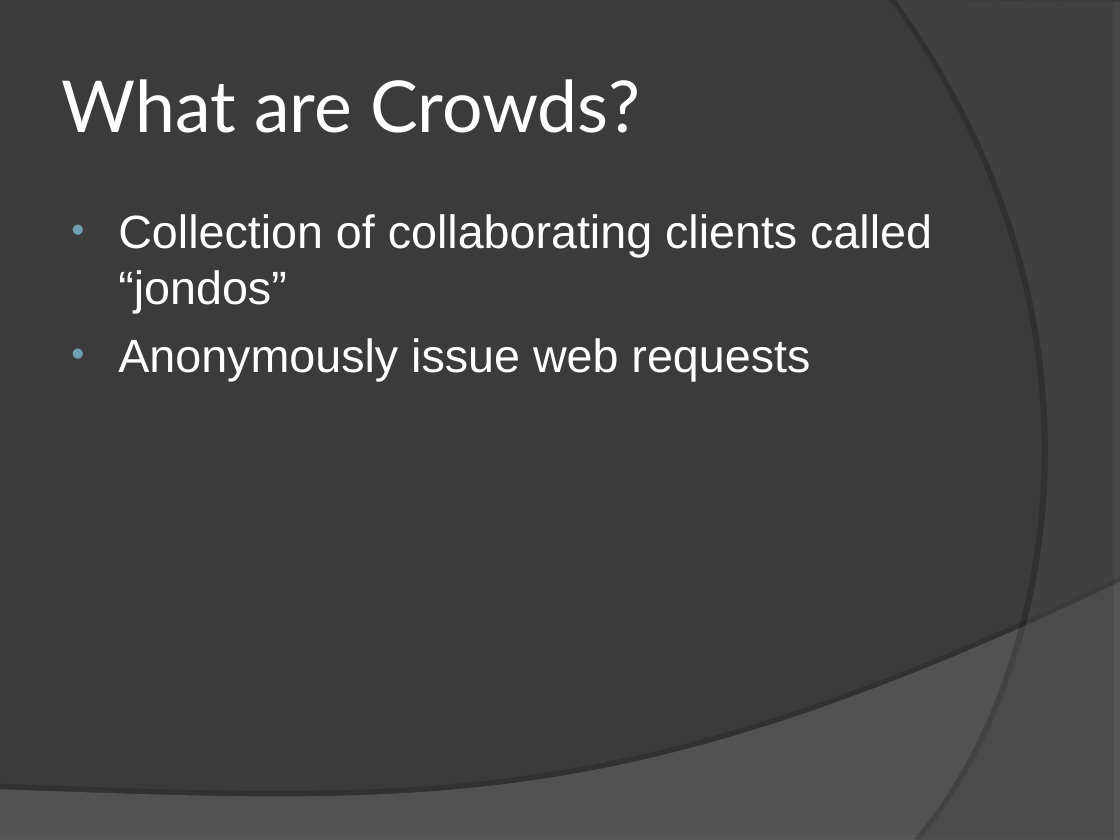
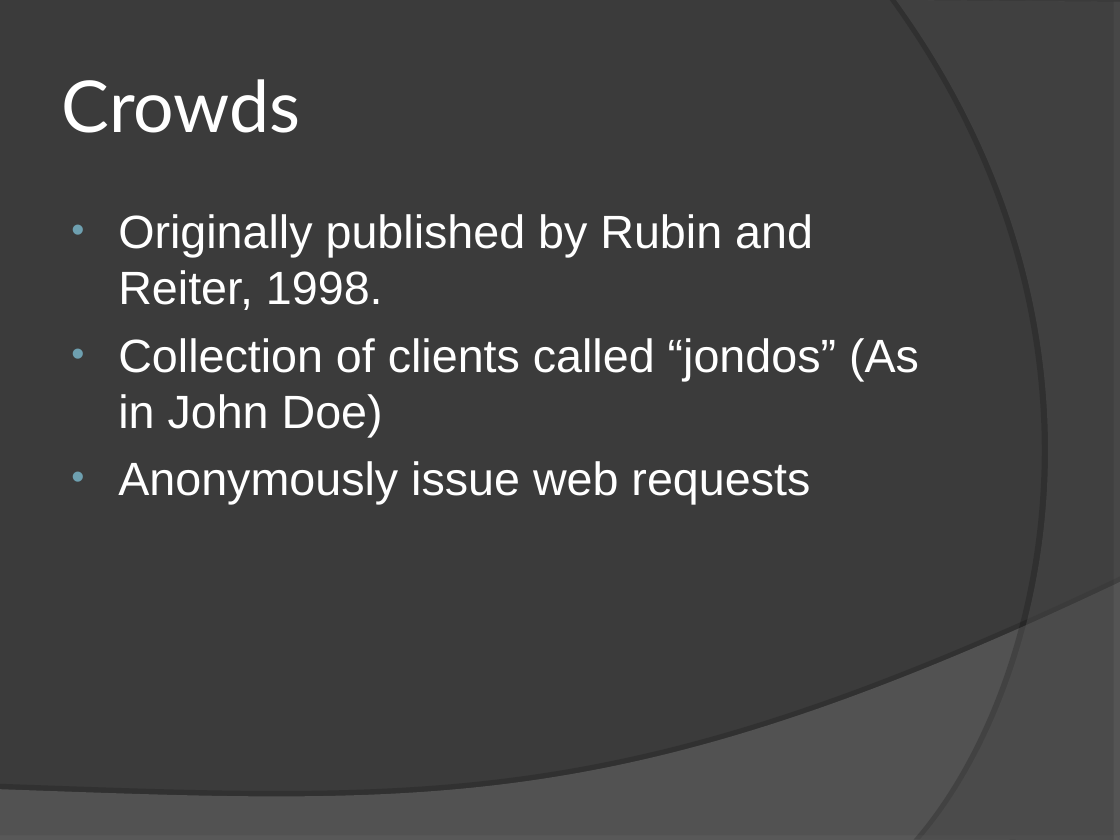
Before and after one commit to jvc11/CrowdsSim, a slide deck: slide 3 of Crowds_YannLindseyJoe.ppt (slide 2 before the commit). Drawn at 1120x840 pixels with LibreOffice and Linux fonts; fonts in the diff are those of the drawing. Boxes give left, top, right and bottom in pixels: in the first picture for what was removed or moved away, otherwise in the second. Text is boxed around its words. In the diff, an @@ line names an element or a change of style, - is before the commit and + after.

```diff
--- a/Crowds_YannLindseyJoe.ppt
+++ b/Crowds_YannLindseyJoe.ppt
@@ title at bbox=[62, 79, 301, 133]: text changed @@
-What are Crowds?
+Crowds
@@ text at bbox=[118, 214, 919, 437]: text changed @@
-• Collection of collaborating clients called “jondos”
+• Originally published by Rubin and Reiter, 1998.
+• Collection of clients called “jondos” (As in John Doe)
```
Also in this commit, not shown: 4 other slides changed, 8 slides added, 3 slides removed, 1 other file.
